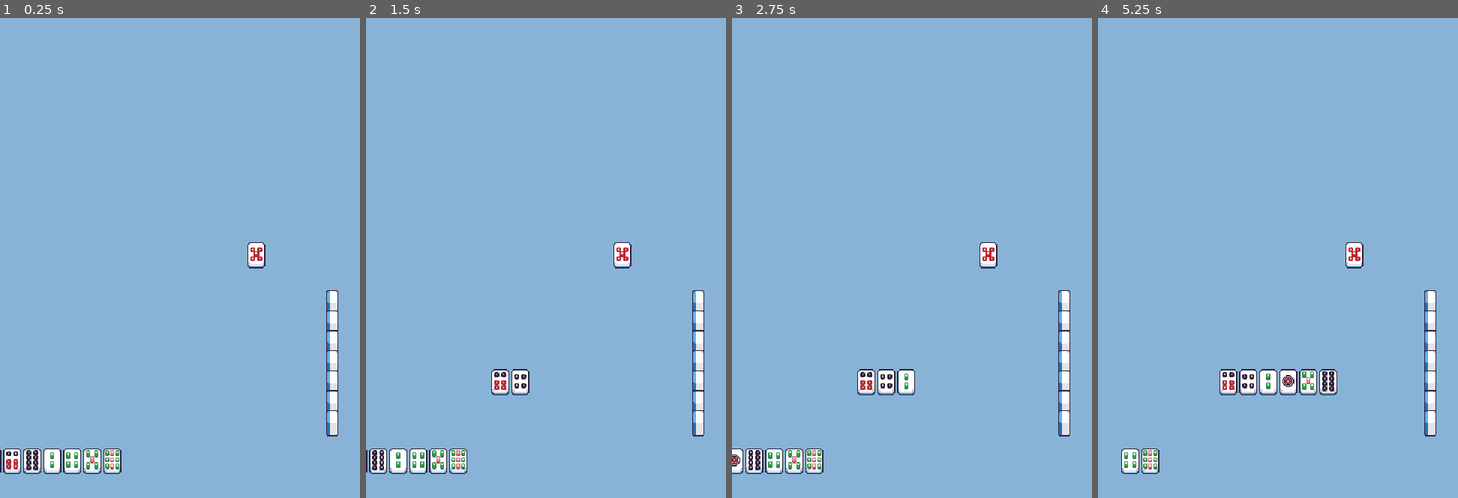
Above: before the commit, frames 1-4 (left to right).
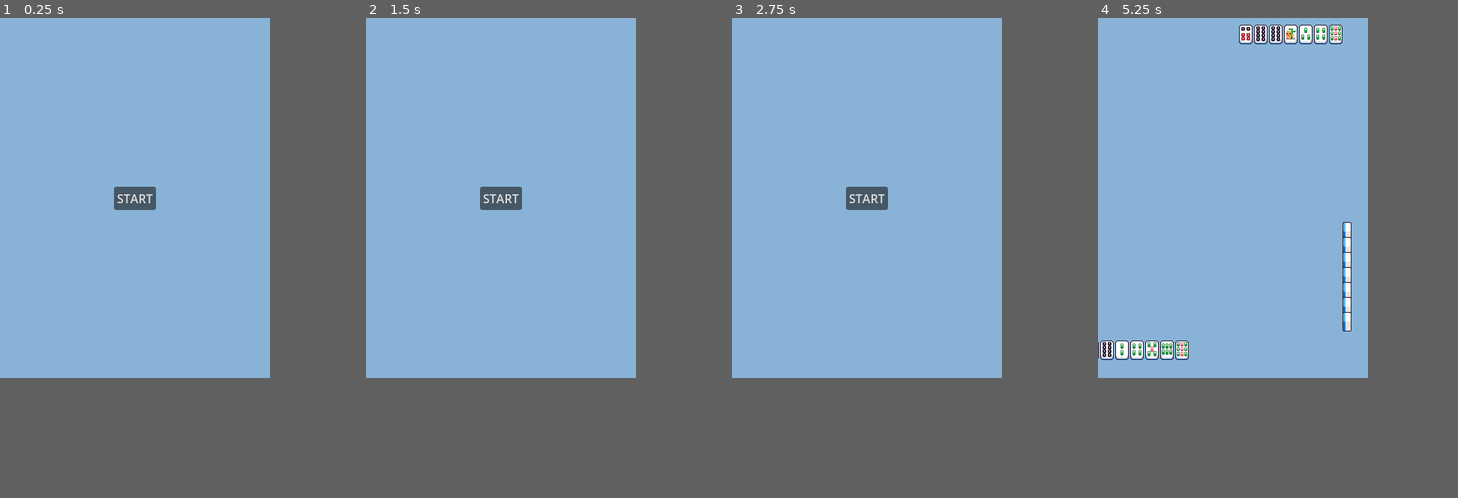
Above: after the commit, the same moments.

Repository: LazyGeprek/NFM
Game: Godot game, scene res://scenes/table/table.tscn
The game is run twice, just before and just after one commit, with the same random seed, the same clock (stepped at 60 frames per second) and the same inputs.
Inputs (mouse positions are in pixels of both pictures, inside the frame that each line leads up to):
- Up to frame 1 (0.25 s): no input
- Up to frame 2 (1.5 s): click (376, 459) at 0.52 s; click (369, 459) at 1.27 s
- Up to frame 3 (2.75 s): click (764, 459) at 2.02 s
- Up to frame 4 (5.25 s): click (1101, 459) at 2.77 s; click (1152, 459) at 3.52 s; click (1119, 459) at 4.27 s; click (1278, 258) at 5 s, where only the run after the commit has a clickable "START"
In our replay, the window is 480x640 before the commit and 360x480 after it. These sizes can differ from the game's own. Grey fills any space a smaller window leaves; there, only what the larger window draws over its background counts as a difference.

The runs differ from the first frame. In frame 1, 3.4% of the frame differs, in the area x 0-94%, y 35-95%; in frame 2, 3.7%; in frame 3, 3.8%; in frame 4, 5.8%, in the area x 0-94%, y 1-95%.

Commit message:
Simple draw and discard AI

Diff:
--- a/project.godot
+++ b/project.godot
@@ -26,7 +26,7 @@
 window/size/mode=3
 window/size/initial_position_type=0
 window/size/window_width_override=360
-window/size/window_height_override=640
+window/size/window_height_override=480
 window/stretch/mode="viewport"
 window/stretch/aspect="expand"
 window/handheld/orientation=1
--- /dev/null
+++ b/scenes/table/button.gd
@@ -0,0 +1,9 @@
+extends Button
+
+func _ready():
+	self.pressed.connect(_pressed)
+
+func _pressed():
+	TableHandler.start_round()
+	self.disabled
+	self.visible = false
--- a/scenes/table/cpu_hands/cpu_1_hand.gd
+++ b/scenes/table/cpu_hands/cpu_1_hand.gd
@@ -4,17 +4,33 @@
 var tile_button = preload("res://scenes/table/tile/tile.tscn")
 
 func _ready():
-	_render_hand()
+	TableHandler.turn_changed.connect(_play)
+	TableHandler.cpu1hand_changed.connect(_render_hand)
 
 func _render_hand():
 	var cpu1_hand_encoded = Table.access.tile.tile_encode(cpu1_hand)
+	var x =  $MarginContainer/VBoxContainer.get_children()
+	for n in x:
+		n.queue_free()
 	for i in range(cpu1_hand_encoded.size()):
 		var code = cpu1_hand_encoded[i]  # Encoded
 		var hex_value = cpu1_hand[i]  # Hexadecimal
-
 		var tile = tile_button.instantiate()
 		var tile_texture = tile.get_node("TextureRect")
 		tile_texture.texture = load("res://assets/tile_side.png")
 		tile.set_tile_name(hex_value, code)
 		tile.disabled = true
 		$MarginContainer/VBoxContainer.add_child(tile)
+
+func _play():
+	if TableHandler.turn == "cpu1":
+		var a = cpu1_hand.pick_random()
+		var i = cpu1_hand.find(a)
+		var u = cpu1_hand.pop_at(i)
+		Table.access.data.cpu1_pool.append(u)
+		cpu1_hand.erase(a)
+		TableHandler.turn = "cpu2"
+		TableHandler.cpu1hand_changed.emit()
+		TableHandler.turn_changed.emit()
+		print("CPU1 Hand: ", Table.access.data.cpu1_hand)
+		print("Turn: ", TableHandler.turn)
--- /dev/null
+++ b/scenes/table/cpu_hands/cpu_2_hand.gd
@@ -0,0 +1,36 @@
+extends Control
+
+var cpu2_hand = Table.access.data.cpu2_hand
+var tile_button = preload("res://scenes/table/tile/tile.tscn")
+
+func _ready():
+	TableHandler.turn_changed.connect(_play)
+	TableHandler.cpu2hand_changed.connect(_render_hand)
+
+func _render_hand():
+	var cpu2_hand_encoded = Table.access.tile.tile_encode(cpu2_hand)
+	var x =  $MarginContainer/HBoxContainer.get_children()
+	for n in x:
+		n.queue_free()
+	for i in range(cpu2_hand_encoded.size()):
+		var code = cpu2_hand_encoded[i]  # Encoded
+		var hex_value = cpu2_hand[i]  # Hexadecimal
+		var tile = tile_button.instantiate()
+		var tile_texture = tile.get_node("TextureRect")
+		tile_texture.texture = load("res://assets/tiles/%s.png" %code)
+		tile.set_tile_name(hex_value, code)
+		tile.disabled = true
+		$MarginContainer/HBoxContainer.add_child(tile)
+
+func _play():
+	if TableHandler.turn == "cpu2":
+		var a = cpu2_hand.pick_random()
+		var i = cpu2_hand.find(a)
+		var u = cpu2_hand.pop_at(i)
+		Table.access.data.cpu2_pool.append(u)
+		cpu2_hand.erase(a)
+		TableHandler.turn = "player"
+		TableHandler.cpu2hand_changed.emit()
+		TableHandler.turn_changed.emit()
+		print("CPU2 Hand: ", Table.access.data.cpu2_hand)
+		print("Turn: ", TableHandler.turn)
--- /dev/null
+++ b/scenes/table/cpu_hands/cpu_2_hand.tscn
@@ -0,0 +1,30 @@
+[gd_scene load_steps=2 format=3 uid="uid://cljw1srwomajg"]
+
+[ext_resource type="Script" path="res://scenes/table/cpu_hands/cpu_2_hand.gd" id="1_yiyha"]
+
+[node name="CPU2Hand" type="Control"]
+layout_mode = 3
+anchors_preset = 8
+anchor_left = 0.5
+anchor_top = 0.5
+anchor_right = 0.5
+anchor_bottom = 0.5
+offset_left = -12.5
+offset_top = -12.5
+offset_right = 12.5
+offset_bottom = 12.5
+grow_horizontal = 2
+grow_vertical = 2
+script = ExtResource("1_yiyha")
+
+[node name="MarginContainer" type="MarginContainer" parent="."]
+layout_mode = 1
+anchors_preset = 15
+anchor_right = 1.0
+anchor_bottom = 1.0
+grow_horizontal = 2
+grow_vertical = 2
+
+[node name="HBoxContainer" type="HBoxContainer" parent="MarginContainer"]
+layout_mode = 2
+theme_override_constants/separation = 12
--- /dev/null
+++ b/scenes/table/cpu_pools/cpu_2_pool.gd
@@ -0,0 +1,24 @@
+extends Control
+
+var cpu2_pool = Table.access.data.cpu2_pool
+var tile_button = preload("res://scenes/table/tile/tile.tscn")
+@onready var grid = $MarginContainer/GridContainer
+
+func _ready():
+	TableHandler.cpu2hand_changed.connect(_render_cpu2_pool)
+
+func _render_cpu2_pool():
+	for child in grid.get_children():
+		child.queue_free()
+
+	var cpu2_pool_encoded = Table.access.tile.tile_encode(cpu2_pool)
+	for i in range(cpu2_pool_encoded.size()):
+		var code = cpu2_pool_encoded[i]  # Encoded
+		var hex_value = cpu2_pool[i]  # Hexadecimal
+
+		var tile = tile_button.instantiate()
+		var tile_texture = tile.get_node("TextureRect")
+		tile_texture.texture = load("res://assets/tiles/%s.png" %code)
+		tile.set_tile_name(hex_value, code)
+		tile.disabled = true
+		grid.add_child(tile)
--- /dev/null
+++ b/scenes/table/cpu_pools/cpu_2_pool.tscn
@@ -0,0 +1,24 @@
+[gd_scene load_steps=2 format=3 uid="uid://u5s3e4lewd16"]
+
+[ext_resource type="Script" path="res://scenes/table/cpu_pools/cpu_2_pool.gd" id="1_5hc8y"]
+
+[node name="CPU2Pool" type="Control"]
+layout_mode = 3
+anchors_preset = 0
+offset_right = 40.0
+offset_bottom = 40.0
+script = ExtResource("1_5hc8y")
+
+[node name="MarginContainer" type="MarginContainer" parent="."]
+layout_mode = 1
+anchors_preset = 15
+anchor_right = 1.0
+anchor_bottom = 1.0
+grow_horizontal = 2
+grow_vertical = 2
+
+[node name="GridContainer" type="GridContainer" parent="MarginContainer"]
+layout_mode = 2
+theme_override_constants/h_separation = 12
+theme_override_constants/v_separation = 20
+columns = 6
--- a/scenes/table/handler/table_handler.gd
+++ b/scenes/table/handler/table_handler.gd
@@ -1,6 +1,6 @@
 extends Node
 
-var turn = 0
+var turn = "player"
 @onready var player_hand = Table.access.data.player_hand
 @onready var cpu1_hand = Table.access.data.cpu1_hand
 @onready var cpu2_hand = Table.access.data.cpu2_hand
@@ -8,18 +8,16 @@
 
 signal phand_changed
 signal cpu1hand_changed
-signal cpu2hand_drawed
-signal cpu3hand_drawed
+signal cpu2hand_changed
 signal turn_changed
 
 func _ready():
-	start_round()
-	turns()
 	turn_changed.connect(turns)
 
 func start_round():
 	make_wall()
 	initial_deal()
+	turns()
 
 func make_wall():
 	Table.access.wall.initialize_wall()
@@ -27,24 +25,27 @@
 func initial_deal():
 	deal_tiles_to_hand(player_hand, phand_changed)
 	deal_tiles_to_hand(cpu1_hand, cpu1hand_changed)
+	deal_tiles_to_hand(cpu2_hand, cpu2hand_changed)
 
 func deal_tiles_to_hand(hand, sig):
 	while hand.size() < 7:
 		var tile = Table.access.wall.tile_wall.pop_front()
 		hand.append(tile)
 		hand.sort()
-	sig.emit()
-	print(hand)
+		sig.emit()
 
 func turns():
-	if turn == 0:
+	if turn == "player":
 		draw_tile(player_hand, phand_changed)
-	else:
+	if turn == "cpu1":
 		draw_tile(cpu1_hand, cpu1hand_changed)
+	if turn == "cpu2":
+		draw_tile(cpu2_hand, cpu2hand_changed)
 
 func draw_tile(hand, sig):
-	var tile = Table.access.wall.tile_wall.pop_front()
-	hand.append(tile)
-	hand.sort()
-	sig.emit()
-	print(hand)
+	if hand.size() < 8:
+		var tile = Table.access.wall.tile_wall.pop_front()
+		hand.append(tile)
+		hand.sort()
+		sig.emit()
+		print(tile, " drawn by ", hand)
--- a/scenes/table/player_hand/player_hand.gd
+++ b/scenes/table/player_hand/player_hand.gd
@@ -5,10 +5,15 @@
 
 func _ready():
 	_render_hand()
+	TableHandler.phand_changed.connect(_render_hand)
 
 func _render_hand():
 	var player_hand_encoded = Table.access.tile.tile_encode(player_hand)
+	var x =  $MarginContainer/HBoxContainer.get_children()
+	for n in x:
+		n.queue_free()
 	for i in range(player_hand_encoded.size()):
+
 		var code = player_hand_encoded[i]  # Encoded
 		var hex_value = player_hand[i]  # Hexadecimal
 
--- a/scenes/table/table.tscn
+++ b/scenes/table/table.tscn
@@ -1,11 +1,13 @@
-[gd_scene load_steps=7 format=3 uid="uid://dcq80vqmdhvao"]
+[gd_scene load_steps=9 format=3 uid="uid://dcq80vqmdhvao"]
 
 [ext_resource type="Script" path="res://scenes/table/table.gd" id="1_ps16n"]
 [ext_resource type="PackedScene" uid="uid://du07kyhsnwyqk" path="res://scenes/table/player_hand/player_hand.tscn" id="3_0cv7u"]
 [ext_resource type="PackedScene" uid="uid://tvqr6wjihred" path="res://scenes/table/player_pool/player_pool.tscn" id="4_51o5i"]
 [ext_resource type="PackedScene" uid="uid://cibc2cgp10xad" path="res://scenes/table/cpu_hands/cpu_1_hand.tscn" id="4_plvkd"]
 [ext_resource type="PackedScene" uid="uid://pgu6ih6202jd" path="res://scenes/table/cpu_pools/cpu_1_pool.tscn" id="5_soitx"]
-[ext_resource type="PackedScene" uid="uid://diyt5w3j8jx2e" path="res://scenes/table/tile/tile.tscn" id="6_trhwp"]
+[ext_resource type="PackedScene" uid="uid://cljw1srwomajg" path="res://scenes/table/cpu_hands/cpu_2_hand.tscn" id="6_onhnj"]
+[ext_resource type="PackedScene" uid="uid://u5s3e4lewd16" path="res://scenes/table/cpu_pools/cpu_2_pool.tscn" id="7_62i71"]
+[ext_resource type="Script" path="res://scenes/table/button.gd" id="8_8vhky"]
 
 [node name="Table" type="Node"]
 script = ExtResource("1_ps16n")
@@ -17,6 +19,50 @@
 grow_horizontal = 2
 grow_vertical = 2
 color = Color(0.533761, 0.702593, 0.843224, 1)
+
+[node name="CPU2Hand" parent="." instance=ExtResource("6_onhnj")]
+anchors_preset = -1
+anchor_left = 0.681
+anchor_top = 0.019
+anchor_right = 0.75
+anchor_bottom = 0.071
+offset_left = -0.160019
+offset_top = -0.120001
+offset_right = -3.05176e-05
+offset_bottom = -0.0800018
+
+[node name="CPU2Pool" parent="." instance=ExtResource("7_62i71")]
+anchors_preset = -1
+anchor_left = 0.422
+anchor_top = 0.131
+anchor_right = 0.533
+anchor_bottom = 0.215
+offset_left = 0.0799866
+offset_top = 0.119995
+offset_right = 0.11998
+offset_bottom = -0.200005
+
+[node name="CPU1Hand" parent="." instance=ExtResource("4_plvkd")]
+anchors_preset = -1
+anchor_left = 0.889
+anchor_top = 0.694
+anchor_right = 0.958
+anchor_bottom = 0.746
+offset_left = -0.0400085
+offset_top = -0.119995
+offset_right = 0.119965
+offset_bottom = -0.0800171
+
+[node name="CPU1Pool" parent="." instance=ExtResource("5_soitx")]
+anchors_preset = -1
+anchor_left = 0.689
+anchor_top = 0.469
+anchor_right = 0.8
+anchor_bottom = 0.552
+offset_left = -0.0400085
+offset_top = -0.12001
+offset_right = 0.0
+offset_bottom = 0.039978
 
 [node name="PlayerHand" parent="." instance=ExtResource("3_0cv7u")]
 anchors_preset = -1
@@ -41,28 +87,17 @@
 offset_right = -0.0400238
 offset_bottom = 2.07999
 
-[node name="CPU1Hand" parent="." instance=ExtResource("4_plvkd")]
-anchors_preset = -1
-anchor_left = 0.889
-anchor_top = 0.694
-anchor_right = 0.958
-anchor_bottom = 0.746
-offset_left = -0.0400085
-offset_top = -0.119995
-offset_right = 0.119965
-offset_bottom = -0.0800171
-
-[node name="CPU1Pool" parent="." instance=ExtResource("5_soitx")]
-anchors_preset = -1
-anchor_left = 0.689
-anchor_top = 0.469
-anchor_right = 0.8
-anchor_bottom = 0.552
-offset_left = -0.0400085
-offset_top = -0.12001
-offset_right = 0.0
-offset_bottom = 0.039978
-
-[node name="Tile" parent="CPU1Pool" instance=ExtResource("6_trhwp")]
-layout_mode = 0
-anchors_preset = 0
+[node name="Button" type="Button" parent="."]
+anchors_preset = 8
+anchor_left = 0.5
+anchor_top = 0.5
+anchor_right = 0.5
+anchor_bottom = 0.5
+offset_left = -4.0
+offset_top = -4.0
+offset_right = 4.0
+offset_bottom = 4.0
+grow_horizontal = 2
+grow_vertical = 2
+text = "START"
+script = ExtResource("8_8vhky")
--- a/scenes/table/tile/tile.gd
+++ b/scenes/table/tile/tile.gd
@@ -14,8 +14,9 @@
 	Table.access.data.player_hand.erase(tile_name)
 	Table.access.data.player_pool.append(tile_name)
 	TableHandler.phand_changed.emit()
-	TableHandler.turn += 1
+	TableHandler.turn = "cpu1"
 	TableHandler.turn_changed.emit()
 	print(tile_name, " a.k.a ", tile_name_encoded, " discarded")
-	print(Table.access.data.player_hand)
+	print("Player hand: ", Table.access.data.player_hand)
+	print("Turn: ", TableHandler.turn)
 	queue_free()
--- a/scenes/table/tile/tile.tscn
+++ b/scenes/table/tile/tile.tscn
@@ -9,10 +9,10 @@
 anchor_top = 0.5
 anchor_right = 0.5
 anchor_bottom = 0.5
-offset_left = -8.0
-offset_top = -11.5
-offset_right = 8.0
-offset_bottom = 11.5
+offset_left = -7.0
+offset_top = -10.0
+offset_right = 7.0
+offset_bottom = 11.0
 grow_horizontal = 2
 grow_vertical = 2
 theme_type_variation = &"FlatButton"
